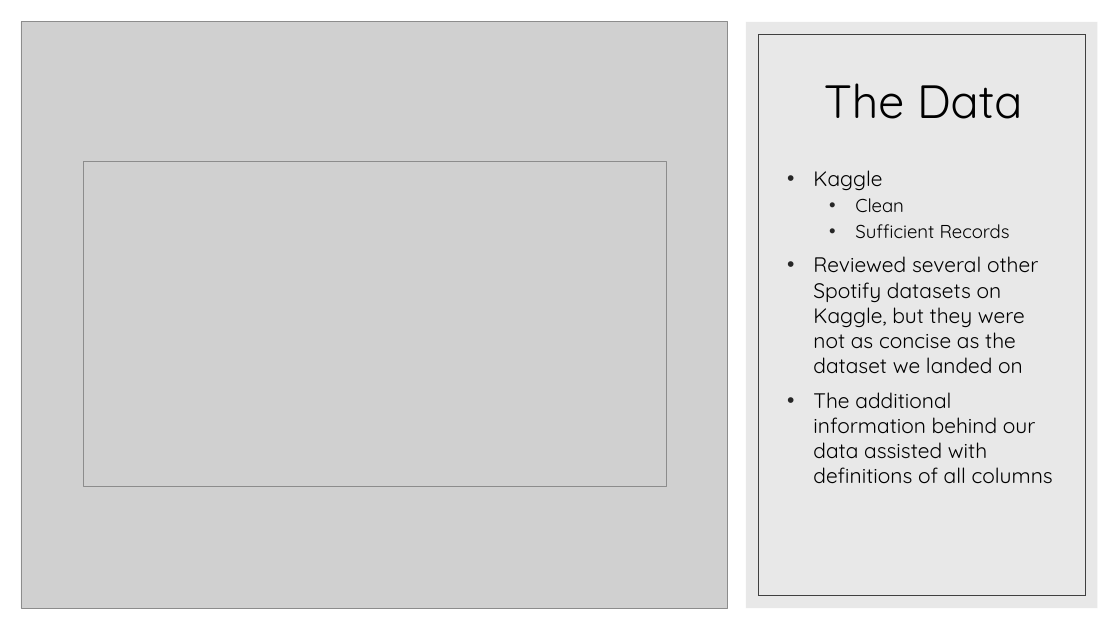
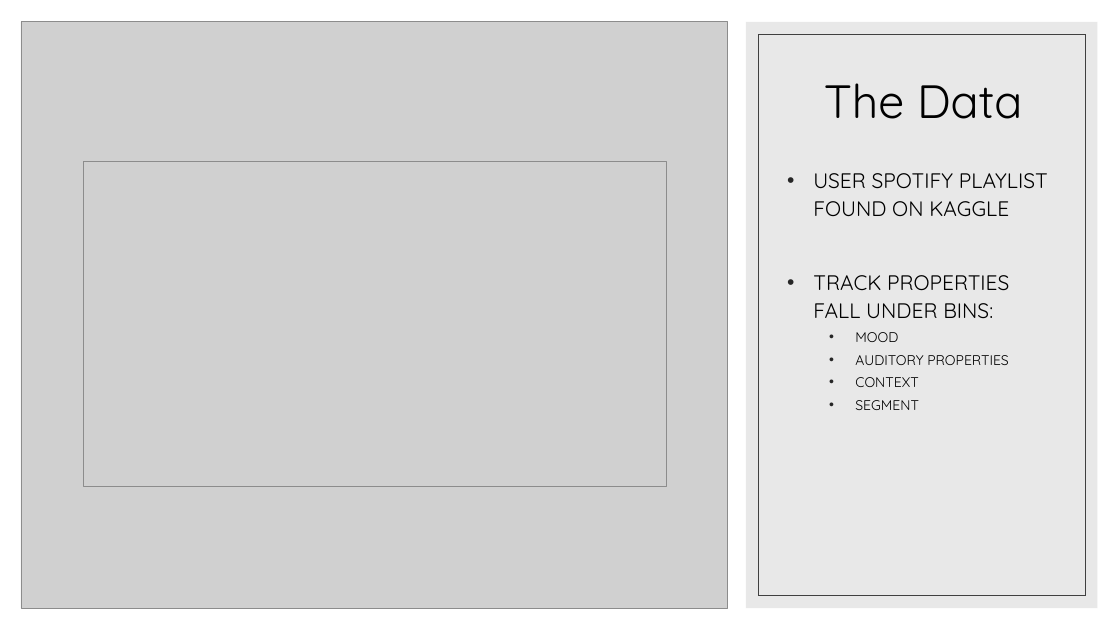
Before and after one commit to JeniLam/Spotify-Dashboard, a slide deck: slide 6 of gOGOGAGA.pptx. Drawn at 1120x630 pixels with LibreOffice and Linux fonts; fonts in the diff are those of the drawing; grey boxes stand for pictures. Boxes give left, top, right and bottom in pixels: in the first picture for what was removed or moved away, otherwise in the second. Text is boxed around its words. In the diff, an @@ line names an element or a change of style, - is before the commit and + after.

```diff
--- a/gOGOGAGA.pptx
+++ b/gOGOGAGA.pptx
@@ text at [813,173,1048,410]: text changed @@
-• Kaggle
-  • Clean
-  • Sufficient Records
-• Reviewed several other Spotify datasets on Kaggle, but they were not as concise as the dataset we landed on
-• The additional information behind our data assisted with definitions of all columns
+• USER SPOTIFY PLAYLIST FOUND ON KAGGLE
+• TRACK PROPERTIES FALL UNDER BINS:
+  • MOOD
+  • AUDITORY PROPERTIES
+  • CONTEXT
+  • SEGMENT
```
Also in this commit, not shown: 6 other slides changed, 3 slides added, 1 slide removed, 1 other file.
